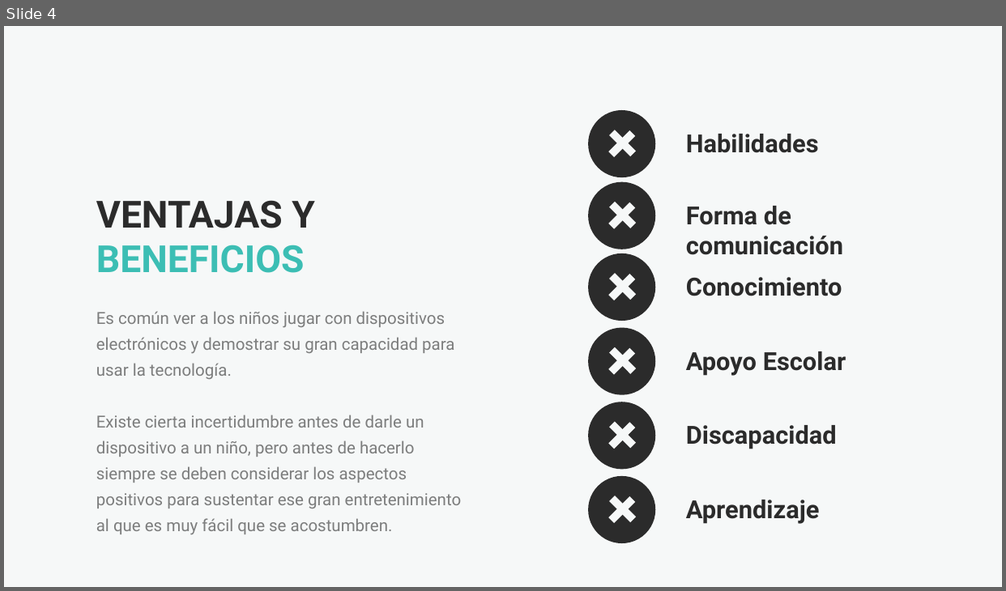
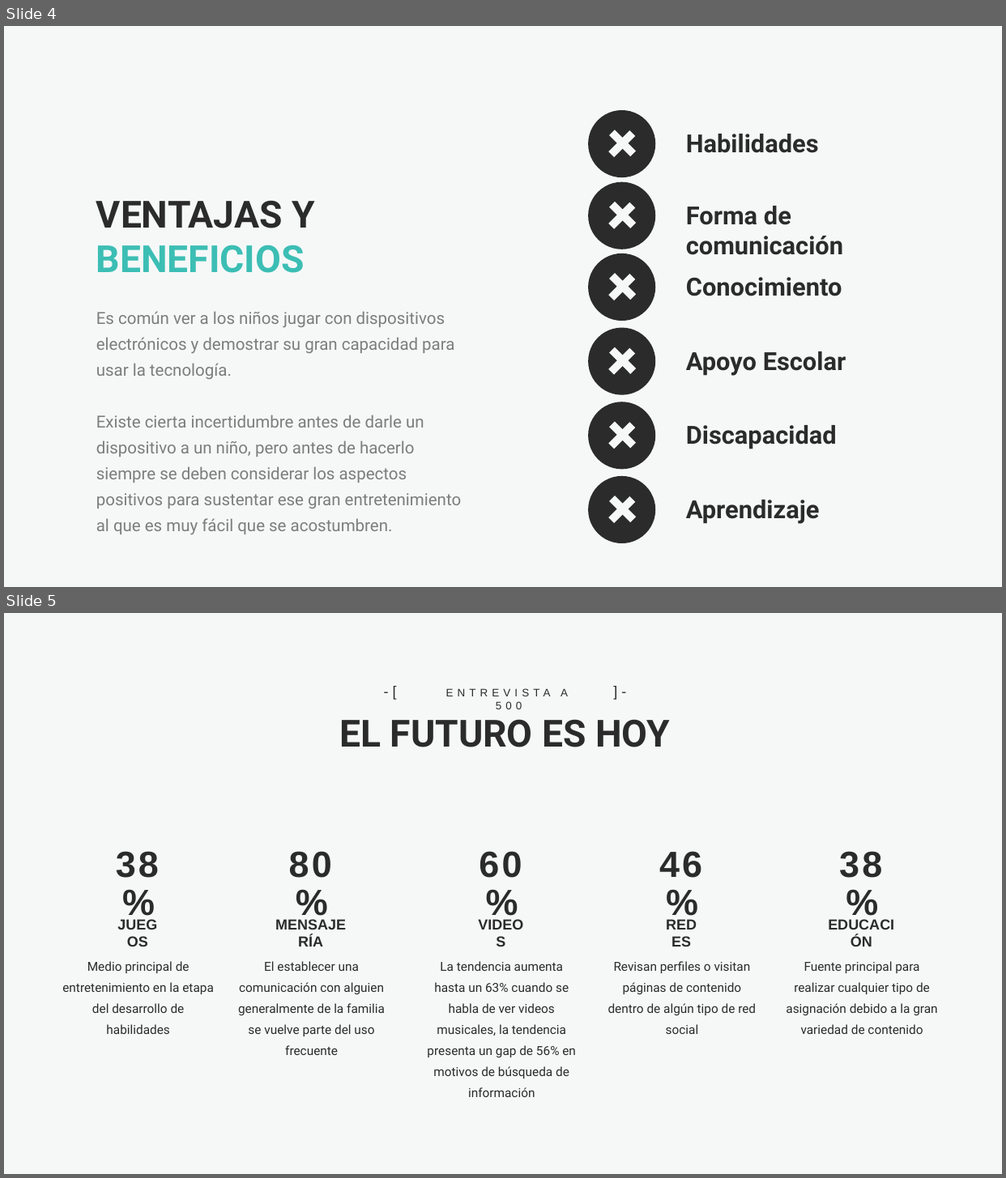
Before and after one commit to Axels20/PruebaDeRTO, a slide deck: Capacitación.pptx. Shown one above the other, each under a label of ours: slide 4 before the commit, slides 4 and 5 after it. The pictures are 1006x591 and 1006x1178 pixels, drawn with LibreOffice and Linux fonts; fonts in the diff are those of the drawing. Boxes give left, top, right and bottom in pixels: in the first picture for what was removed or moved away, otherwise in the second. Text is boxed around its words. In the diff, an @@ line names an element or a change of style, - is before the commit and + after.

```diff
--- a/Capacitación.pptx
+++ b/Capacitación.pptx
@@ slide 5 added at <box>4,613,1002,1174</box>, background #F6F8F8 @@
@@ group added at <box>339,679,670,747</box>: 4 texts @@
+EL FUTURO ES HOY
+ENTREVISTA A 500
+-[
+]-
@@ text added at <box>116,851,159,878</box>, 35 pt, text #2B2B2B, bold @@
+38%
@@ text added at <box>289,851,332,878</box>, 35 pt, text #2B2B2B, bold @@
+80%
@@ text added at <box>479,851,522,878</box>, 35 pt, text #2B2B2B, bold @@
+60%
@@ text added at <box>659,851,702,878</box>, 35 pt, text #2B2B2B, bold @@
+46%
@@ text added at <box>839,851,882,878</box>, 35 pt, text #2B2B2B, bold @@
+38%
@@ text added at <box>106,921,168,946</box>, 14 pt, text #2B2B2B, bold @@
+JUEGOS
@@ text added at <box>264,921,358,946</box>, 14 pt, text #2B2B2B, bold @@
+MENSAJERÍA
@@ text added at <box>654,921,709,946</box>, 14 pt, text #2B2B2B, bold @@
+REDES
@@ text added at <box>817,921,906,946</box>, 14 pt, text #2B2B2B, bold @@
+EDUCACIÓN
@@ text added at <box>62,961,214,1013</box>, 12 pt, text #2B2B2B @@
+Medio principal de entretenimiento en la etapa del desarrollo de habilidades
@@ text added at <box>238,961,385,1037</box>, 12 pt, text #2B2B2B @@
+El establecer una comunicación con alguien generalmente de la familia se vuelve parte del uso frecuente
@@ text added at <box>427,961,576,1079</box>, 12 pt, text #2B2B2B @@
+La tendencia aumenta hasta un 63% cuando se habla de ver videos musicales, la tendencia presenta un gap de 56% en motivos de búsqueda de información
@@ text added at <box>608,961,756,1016</box>, 12 pt, text #2B2B2B @@
+Revisan perfiles o visitan páginas de contenido dentro de algún tipo de red social
@@ text added at <box>786,961,937,1034</box>, 12 pt, text #2B2B2B @@
+Fuente principal para realizar cualquier tipo de asignación debido a la gran variedad de contenido
@@ text added at <box>518,1003,555,1013</box>, 14 pt, text #2B2B2B, bold @@
+VIDEOS
```
Also in this commit, not shown: 1 other slide added, 2 slides removed.
